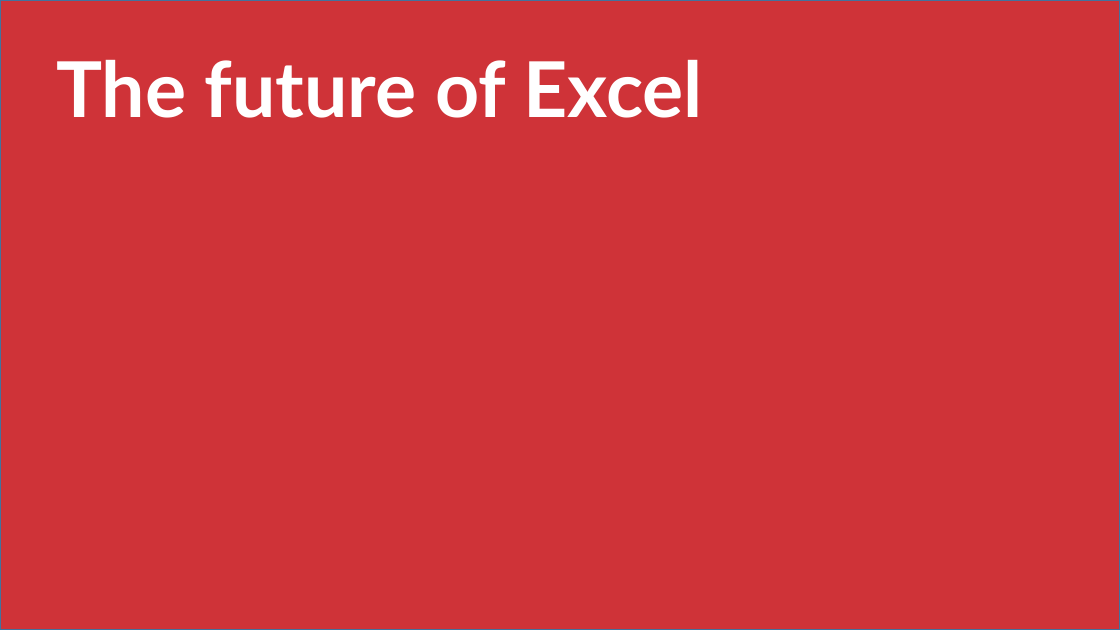
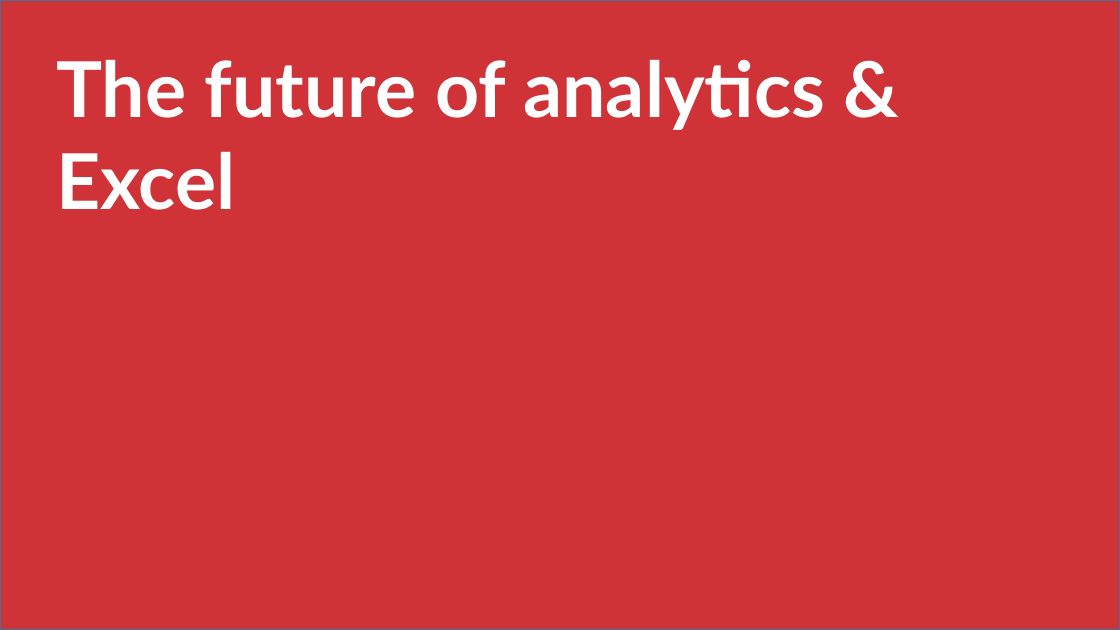
Before and after one commit to stringfestdata/aina-foundations-of-analytics, a slide deck: slide 45 of aina-foundations-of-analytics.pptx. Drawn at 1120x630 pixels with LibreOffice and Linux fonts; fonts in the diff are those of the drawing. Boxes give left, top, right and bottom in pixels: in the first picture for what was removed or moved away, otherwise in the second. Text is boxed around its words. In the diff, an @@ line names an element or a change of style, - is before the commit and + after.

```diff
--- a/aina-foundations-of-analytics.pptx
+++ b/aina-foundations-of-analytics.pptx
@@ text at <box>56,59,826,210</box>: text changed @@
-The future of Excel
+The future of analytics & Excel
```
Also in this commit, not shown: 3 other slides changed, 1 slide removed, 18 other files.
